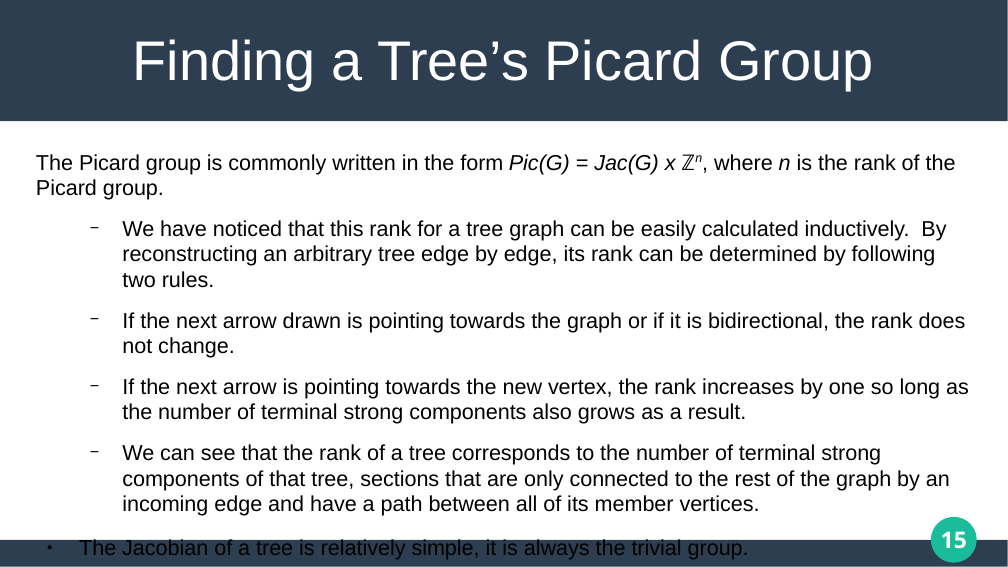
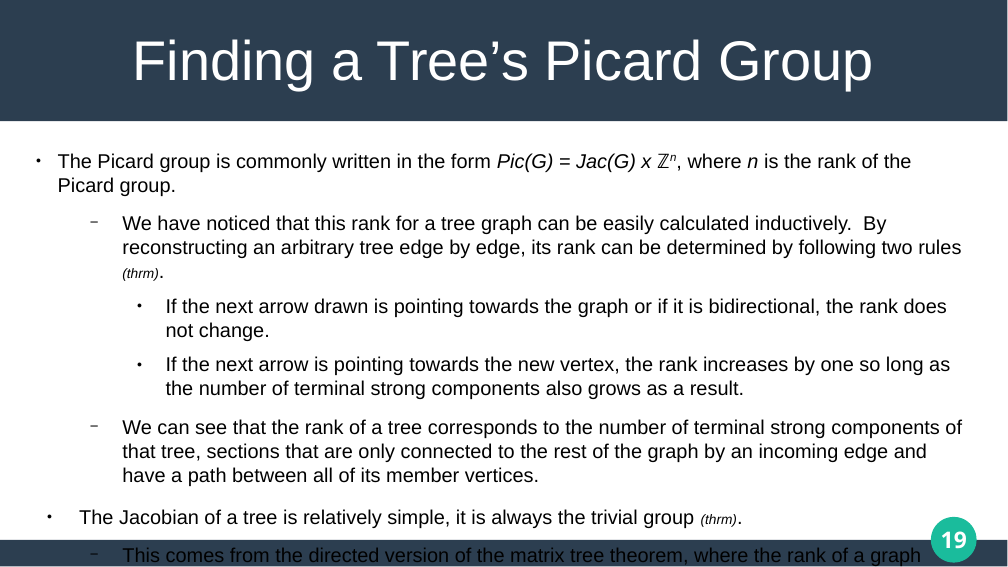
Before and after one commit to matthew-pisano/ChipFiring, a slide deck: slide 19 of Docs/JMMPresentation.pptx (slide 15 before the commit). Drawn at 1008x567 pixels with LibreOffice and Linux fonts; fonts in the diff are those of the drawing. Boxes give left, top, right and bottom in pixels: in the first picture for what was removed or moved away, otherwise in the second. Text is boxed around its words. In the diff, an @@ line names an element or a change of style, - is before the commit and + after.

```diff
--- a/Docs/JMMPresentation.pptx
+++ b/Docs/JMMPresentation.pptx
@@ text at box(58, 153, 962, 486): size 17 to 15.7 pt in "The Picard group is commonly written in ...", "If the next arrow drawn is pointing ...", "If the next arrow is pointing towards ...", "We can see that the rank of ..."; bullet none to ●; bullet − to ●; list level 2 to 3 in "If the next arrow drawn ..."; list level 2 to 3 in "If the next arrow is ..." @@
@@ text at box(122, 215, 961, 281): text changed; size 17 to 15.7 pt @@
-  − We have noticed that this rank for a tree graph can be easily calculated inductively. By reconstructing an arbitrary tree edge by edge, its rank can be determined by following two rules.
+  − We have noticed that this rank for a tree graph can be easily calculated inductively. By reconstructing an arbitrary tree edge by edge, its rank can be determined by following two rules (thrm).
@@ text at box(79, 509, 921, 566): text changed; size 17 to 15.7 pt @@
-● The Jacobian of a tree is relatively simple, it is always the trivial group.
+● The Jacobian of a tree is relatively simple, it is always the trivial group (thrm).
+  − This comes from the directed version of the matrix tree theorem, where the rank of a graph corresponds to the number f spanning trees. This is one in the case of tree graphs.
@@ page number at box(941, 531, 967, 549): text changed @@
-15
+19
```
Also in this commit, not shown: 16 other slides changed, 5 slides added, 1 slide removed, 6 other files.
